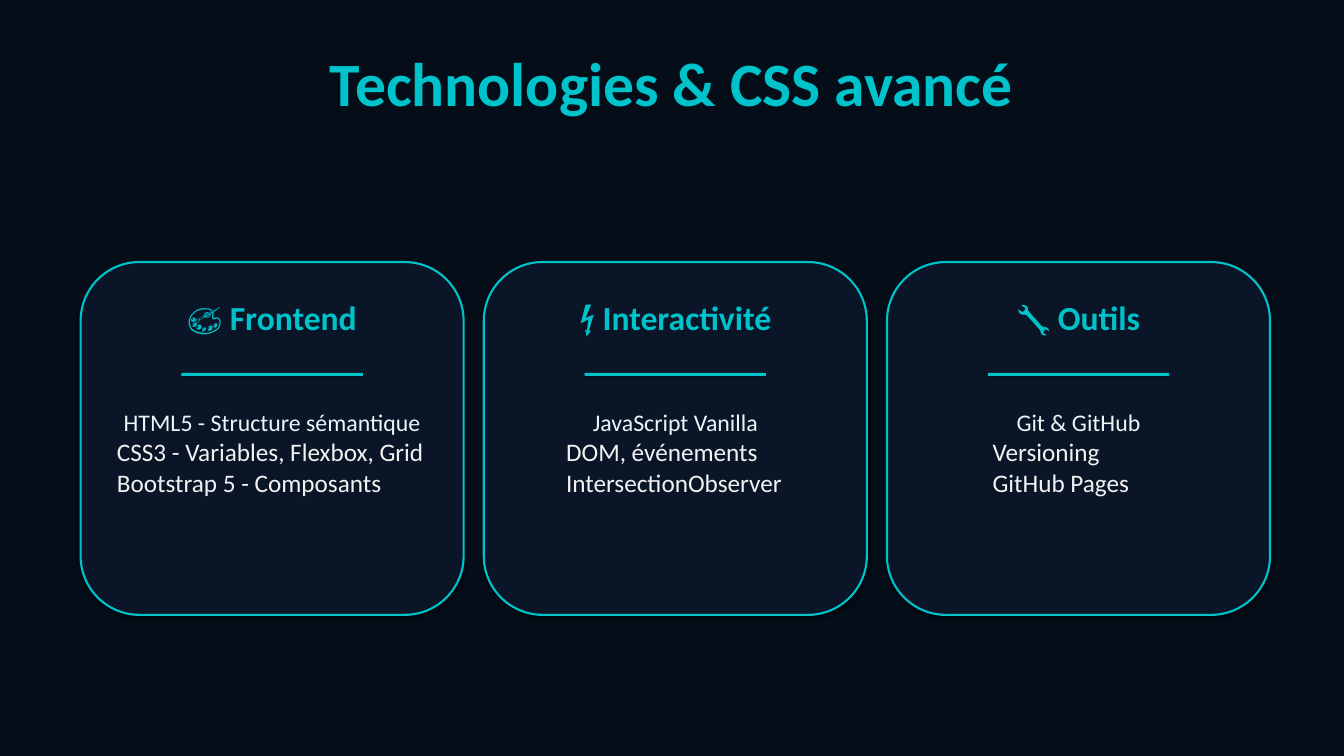
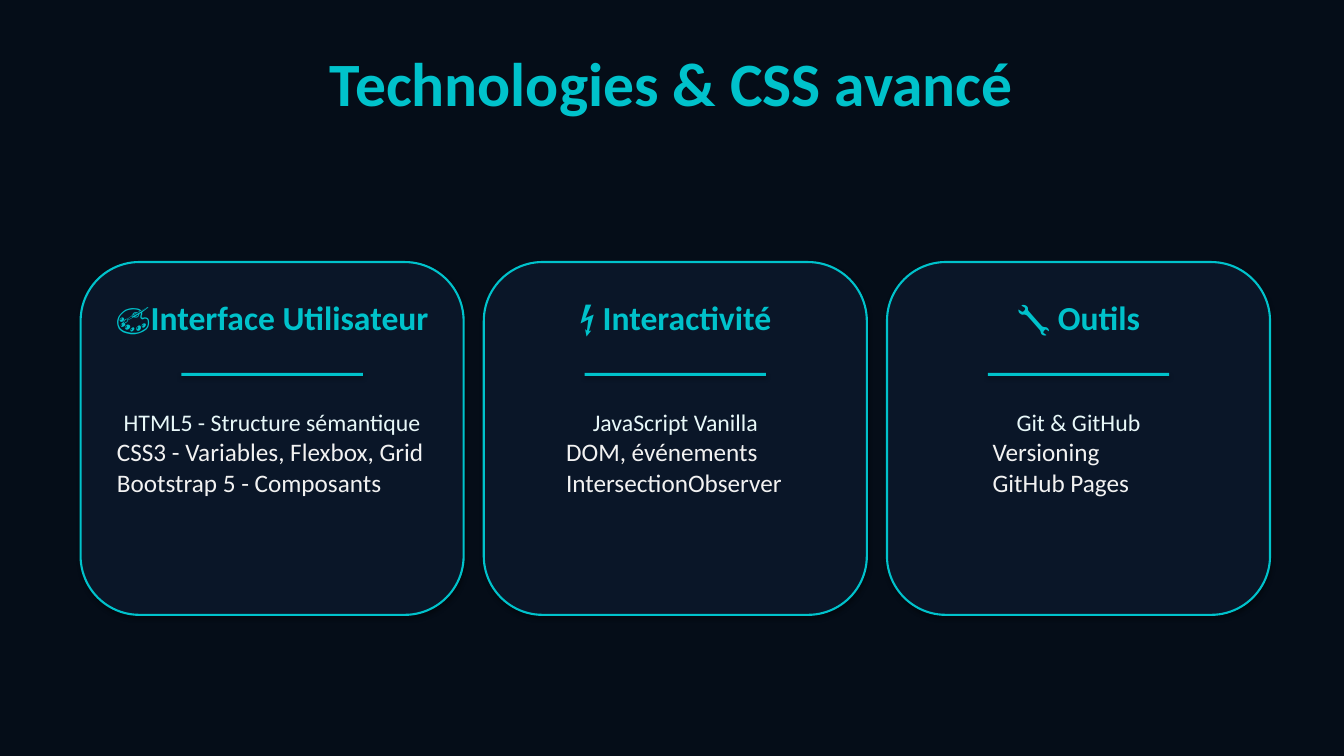
Before and after one commit to bebeeesy/AWA-SY-AfriTalent, a slide deck: slide 6 of docs/AWA_SY_PRESENTATION.pptx. Drawn at 1344x756 pixels with LibreOffice and Linux fonts; fonts in the diff are those of the drawing. Boxes give left, top, right and bottom in pixels: in the first picture for what was removed or moved away, otherwise in the second. Text is boxed around its words. In the diff, an @@ line names an element or a change of style, - is before the commit and + after.

```diff
--- a/docs/AWA_SY_PRESENTATION.pptx
+++ b/docs/AWA_SY_PRESENTATION.pptx
@@ text at [116, 306, 429, 335]: text changed @@
-🎨 Frontend
+🎨Interface Utilisateur
```
Also in this commit, not shown: 4 other slides changed, 2 other files.
